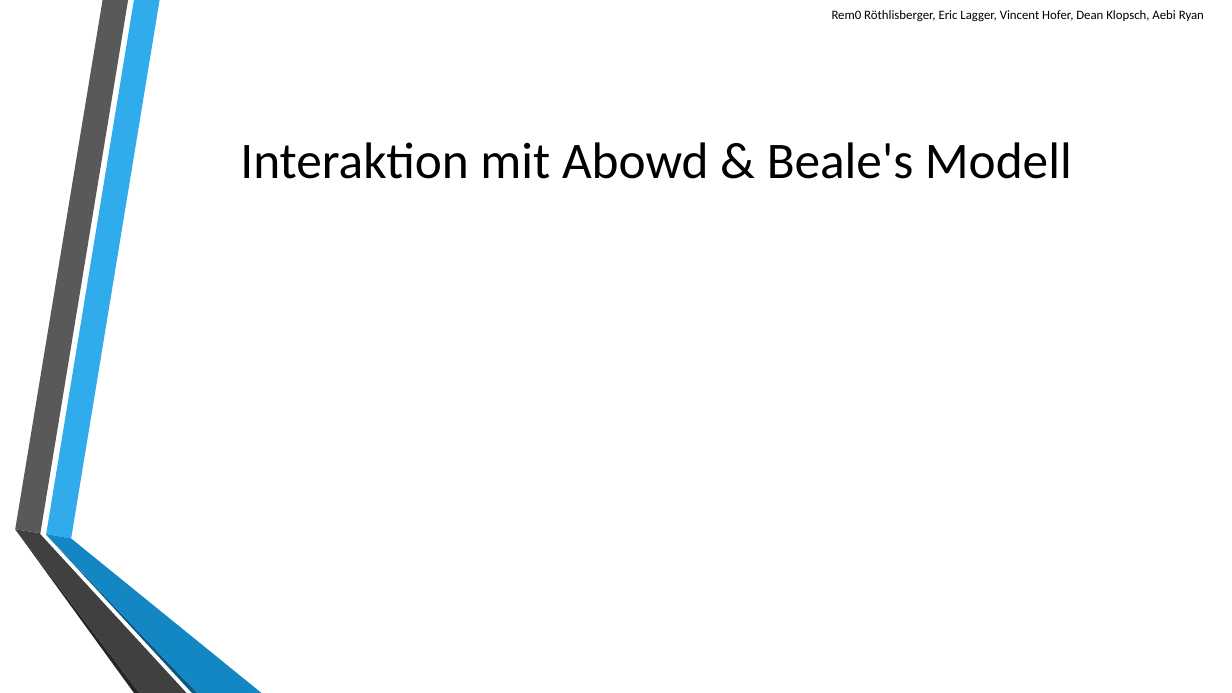
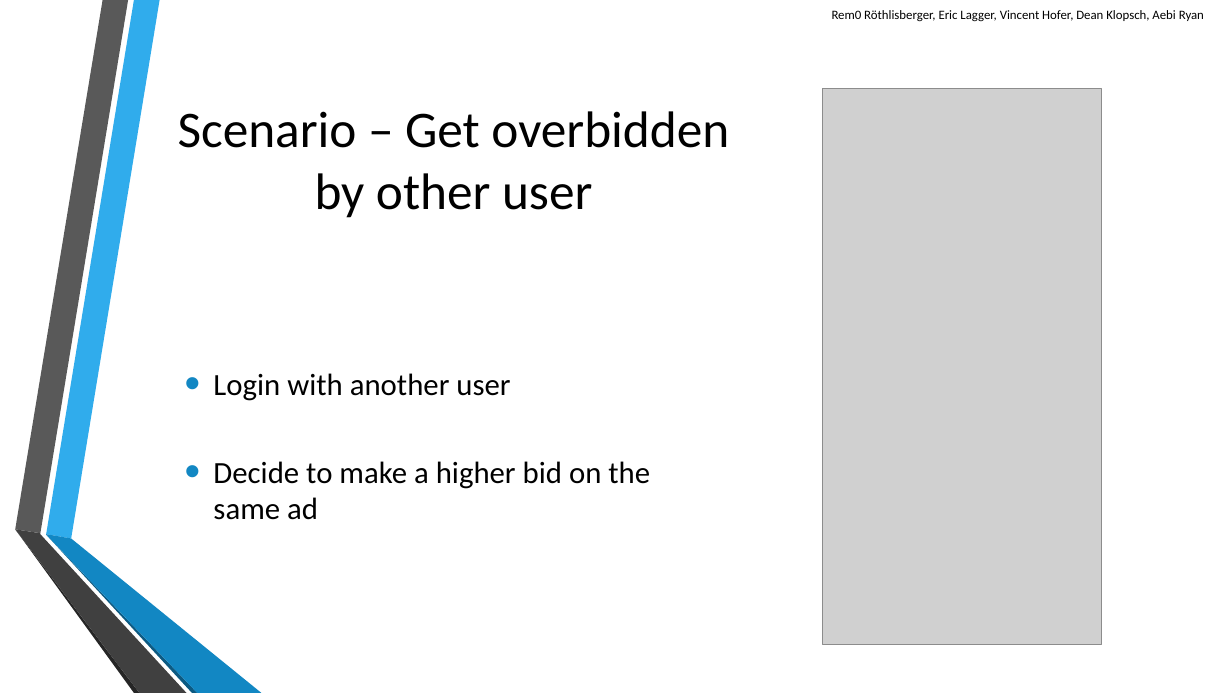
Before and after one commit to scg-unibe-ch/ese2016-team8, a slide deck: slide 8 of baseProject/presentation/Presentation-Team8.pptx (slide 6 before the commit). Drawn at 1232x693 pixels with LibreOffice and Linux fonts; fonts in the diff are those of the drawing; grey boxes stand for pictures; background and template pictures are left out. Boxes give left, top, right and bottom in pixels: in the first picture for what was removed or moved away, otherwise in the second. Text is boxed around its words. In the diff, an @@ line names an element or a change of style, - is before the commit and + after.

```diff
--- a/baseProject/presentation/Presentation-Team8.pptx
+++ b/baseProject/presentation/Presentation-Team8.pptx
@@ picture added at [823,89,1102,644] @@
@@ title at [178,111,729,218]: text changed @@
-Interaktion mit Abowd & Beale's Modell
+Scenario – Get overbidden by other user
@@ text added at [213,373,650,520], 24 pt, text #000000 @@
+• Login with another user
+• Decide to make a higher bid on the same ad
```
Also in this commit, not shown: 5 other slides changed, 2 slides added, 1 slide removed, 6 other files.
